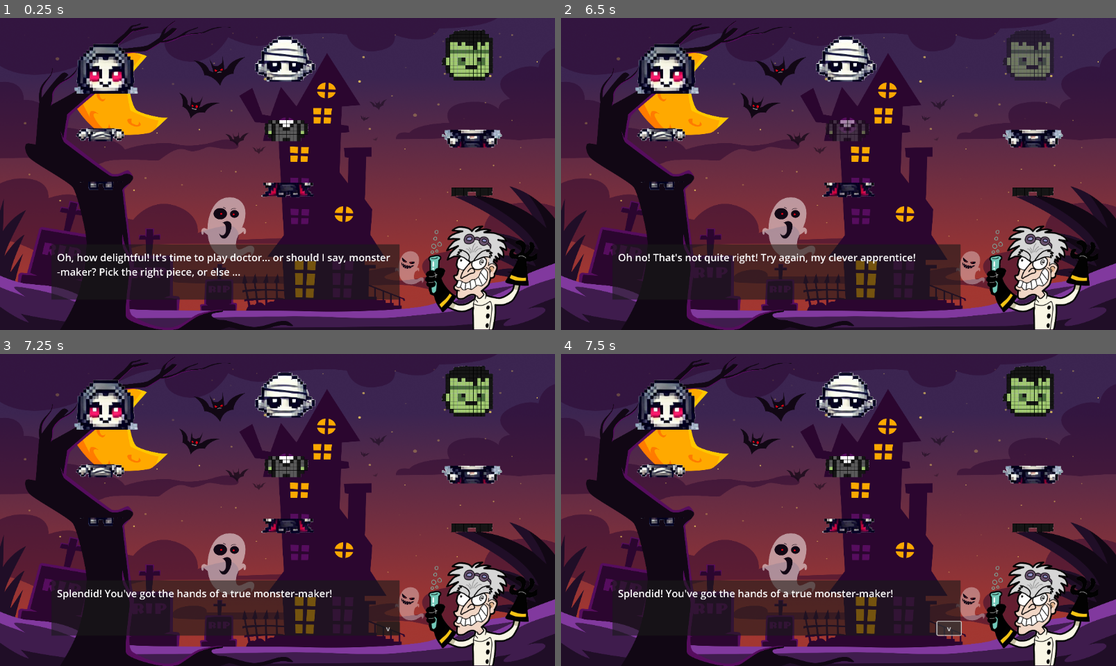
Above: before the commit, frames 1-4 (two rows, left to right).
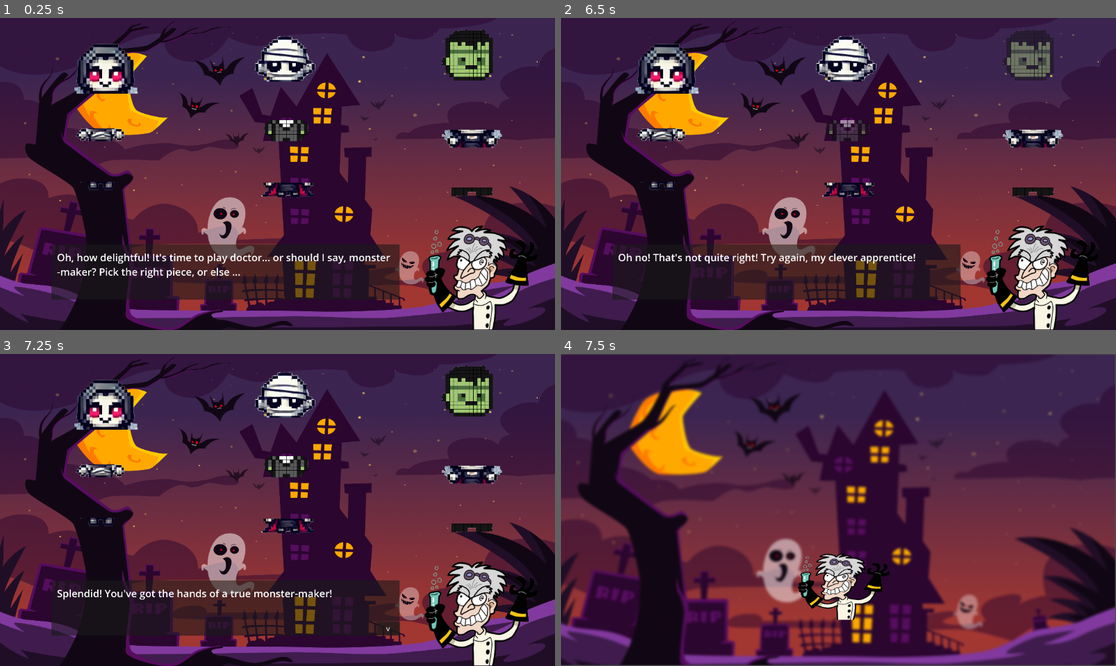
Above: after the commit, the same moments.

Repository: emoskedy/tidalhack-2024
Game: Godot game, scene res://interface.tscn
Same seed, same stepped clock (60 frames per second), same inputs: the game is played once before the commit and once after it. This scene is started directly instead of the project's main scene.
Inputs (mouse positions are in pixels of both pictures, inside the frame that each line leads up to):
- Up to frame 1 (0.25 s): no input
- Up to frame 2 (6.5 s): tap Enter at 0.5, 2, 3.5 s; move the mouse to (666, 71) at 0.52 s; hold D (move_right, bound only before the commit) 0.53-1.28 s; click (666, 71) at 0.67 s; tap Space at 1.25, 2.75, 4.25 s; move the mouse to (1032, 139) at 1.27 s; hold S (move_down, bound only before the commit) 1.28-2.03 s; click (1032, 139) at 1.42 s; move the mouse to (849, 189) at 2.02 s; hold D (move_right, bound only before the commit) 2.03-2.78 s; click (849, 189) at 2.17 s; move the mouse to (844, 61) at 2.77 s; hold W (move_up, bound only before the commit) 2.78-3.53 s; click (844, 61) at 2.92 s; move the mouse to (660, 133) at 3.52 s; hold A (move_left, bound only before the commit) 3.53-5.03 s; click (660, 133) at 3.67 s; move the mouse to (660, 183) at 4.27 s; click (660, 183) at 4.42 s; move the mouse to (1027, 55) at 5.02 s; hold S (move_down, bound only before the commit) 5.03-5.78 s; click (1027, 55) at 5.17 s; move the mouse to (849, 130) at 5.77 s; hold D (move_right, bound only before the commit) from 5.78 s (still down); click (849, 130) at 5.92 s
- Up to frame 3 (7.25 s): move the mouse to (471, 528) at 6.52 s; release D (move_right, bound only before the commit) at 6.53 s; hold W (move_up, bound only before the commit) from 6.53 s (still down); click (471, 528) at 6.67 s
- Up to frame 4 (7.5 s): release W (move_up, bound only before the commit) at 7.25 s; click "v" at 7.25 s

Frames 1-3 are identical in both runs. In frame 4, 34% of the frame differs, in the area x 0-100%, y 0-100%.

Commit message:
Change scene from interfact to API

Diff:
--- a/game/Interface.gd
+++ b/game/Interface.gd
@@ -16,6 +16,7 @@
 	"Excellent choice, my little apprentice! The creature stirs!",
 	"Magnificent! You're truly becoming a master of monstrous arts!"
 ]
+
 
 func _ready():
 	randomize()
@@ -75,3 +76,8 @@
 
 	#Make the next button visible
 	next_button.visible = true
+
+
+func _on_next_button_pressed() -> void:
+	var next_scene_path = "res://API.tscn"
+	get_tree().change_scene_to_file(next_scene_path)
--- a/game/interface.tscn
+++ b/game/interface.tscn
@@ -189,6 +189,7 @@
 autowrap_mode = 1
 
 [node name="next_button" type="Button" parent="Panel"]
+layout_mode = 0
 offset_left = 1703.57
 offset_top = 218.732
 offset_right = 1754.57
@@ -200,3 +201,5 @@
 position = Vector2(1070.85, 506.718)
 scale = Vector2(1.14394, 1.14394)
 texture = ExtResource("11_662kg")
+
+[connection signal="pressed" from="Panel/next_button" to="." method="_on_next_button_pressed"]
--- a/game/project.godot
+++ b/game/project.godot
@@ -19,29 +19,6 @@
 
 project/assembly_name="tidahack-game"
 
-[input]
-
-move_right={
-"deadzone": 0.5,
-"events": [Object(InputEventKey,"resource_local_to_scene":false,"resource_name":"","device":-1,"window_id":0,"alt_pressed":false,"shift_pressed":false,"ctrl_pressed":false,"meta_pressed":false,"pressed":false,"keycode":0,"physical_keycode":68,"key_label":0,"unicode":100,"location":0,"echo":false,"script":null)
-]
-}
-move_left={
-"deadzone": 0.5,
-"events": [Object(InputEventKey,"resource_local_to_scene":false,"resource_name":"","device":-1,"window_id":0,"alt_pressed":false,"shift_pressed":false,"ctrl_pressed":false,"meta_pressed":false,"pressed":false,"keycode":0,"physical_keycode":65,"key_label":0,"unicode":97,"location":0,"echo":false,"script":null)
-]
-}
-move_up={
-"deadzone": 0.5,
-"events": [Object(InputEventKey,"resource_local_to_scene":false,"resource_name":"","device":-1,"window_id":0,"alt_pressed":false,"shift_pressed":false,"ctrl_pressed":false,"meta_pressed":false,"pressed":false,"keycode":0,"physical_keycode":87,"key_label":0,"unicode":119,"location":0,"echo":false,"script":null)
-]
-}
-move_down={
-"deadzone": 0.5,
-"events": [Object(InputEventKey,"resource_local_to_scene":false,"resource_name":"","device":-1,"window_id":0,"alt_pressed":false,"shift_pressed":false,"ctrl_pressed":false,"meta_pressed":false,"pressed":false,"keycode":0,"physical_keycode":83,"key_label":0,"unicode":115,"location":0,"echo":false,"script":null)
-]
-}
-
 [rendering]
 
 renderer/rendering_method="mobile"
Not shown: 1 places in game/API.tscn that only renumber resources
Not shown, added: game/img/greenFire2.png.import
